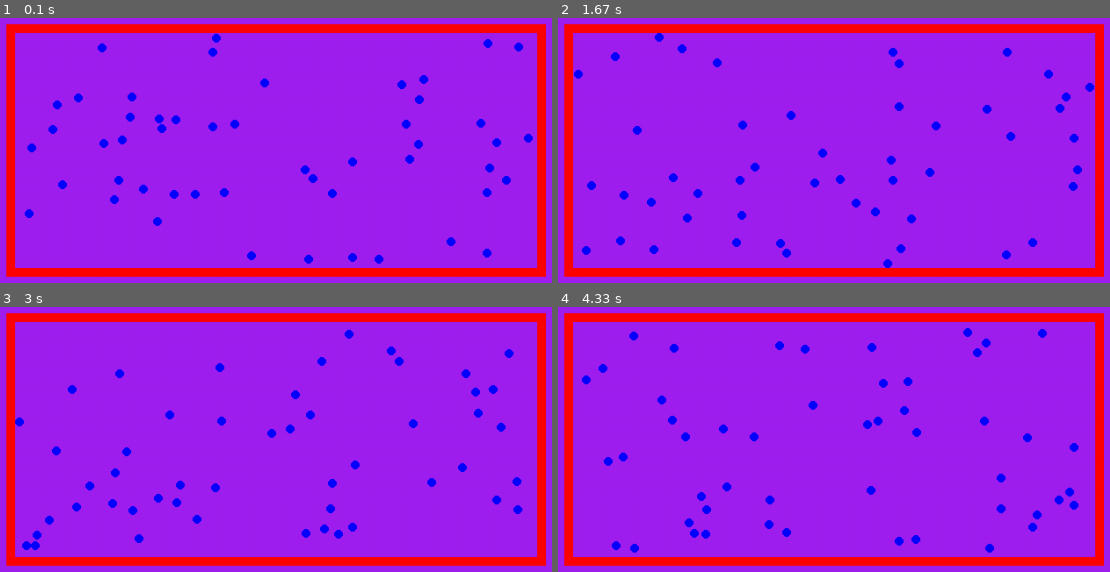
Above: before the commit, frames 1-4 (two rows, left to right).
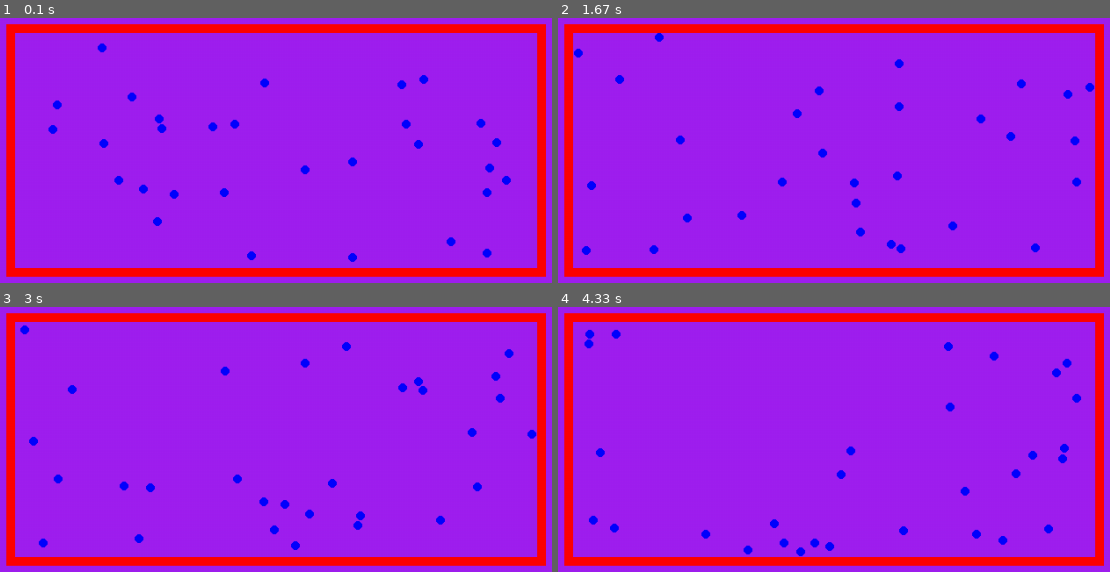
Above: after the commit, the same moments.

Repository: so-groenen/Event-Driven-particle-simulation-in-Pygame
Game: pygame game, started from main.py
The game is run twice, just before and just after one commit, with the same random seed, the same clock (stepped at 60 frames per second) and the same inputs.
Inputs:
- Up to frame 1 (0.1 s): no input
- Up to frame 2 (1.67 s): no input
- Up to frame 3 (3 s): no input
- Up to frame 4 (4.33 s): no input

The runs differ from the first frame. In frame 1, 0.9% of the frame differs, in the area x 4-97%, y 6-93%; in frame 2, 2.4%; in frame 3, 3.3%; in frame 4, 3.7%, in the area x 4-95%, y 7-94%.

Commit message:
minor commit

Diff:
--- a/main.py
+++ b/main.py
@@ -9,16 +9,16 @@
 if __name__ == "__main__":
 
     pygame.init()
-    screen            = pygame.display.set_mode((1024, 480))
-    clock             = pygame.time.Clock()
-    running           = True
-    fps: float        = 200.0
-    dt: float         = 1.0 / fps
-    radius: float     = 5.0
-    systemTime: float = 0.0
-    particleNumber    = 50
-    minVel: float     = -200.0
-    maxVel: float     = 200.0
+    screen              = pygame.display.set_mode((1024, 480))
+    clock               = pygame.time.Clock()
+    running: bool       = True
+    fps: float          = 200.0
+    dt: float           = 1.0 / fps
+    radius: float       = 5.0
+    systemTime: float   = 0.0
+    particleNumber: int = 30
+    minVel: float       = -200.0
+    maxVel: float       = 200.0
 
     screen_size   = Vector2    (screen.get_size())
     box           = BoundingBox(screen    = screen,
